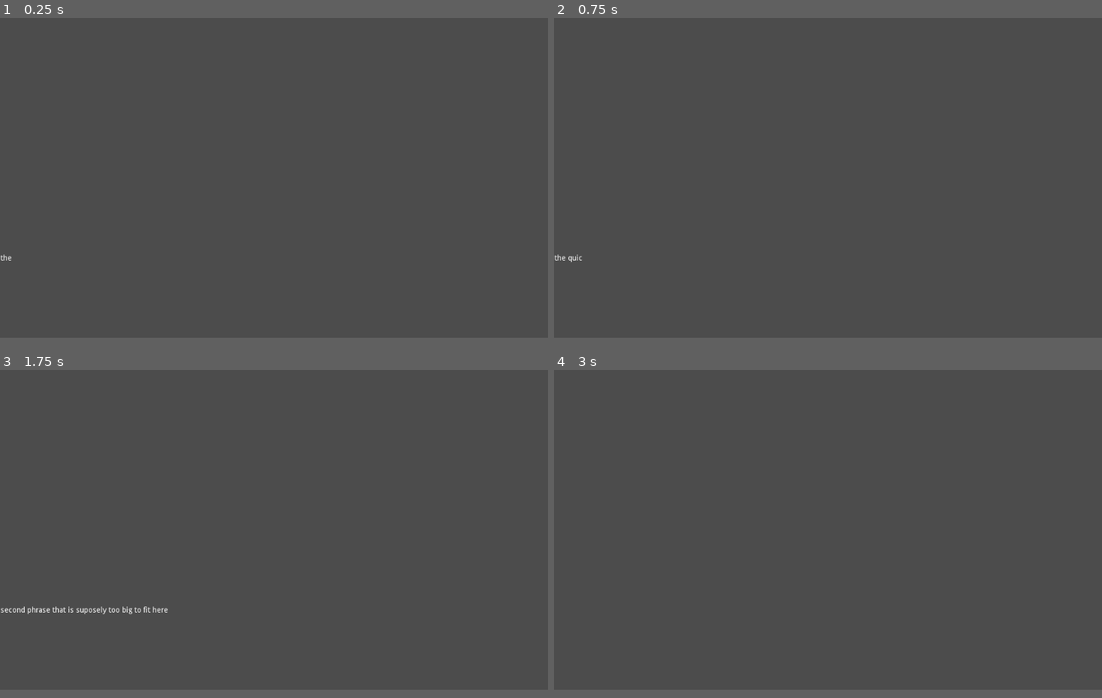
Above: before the commit, frames 1-4 (two rows, left to right).
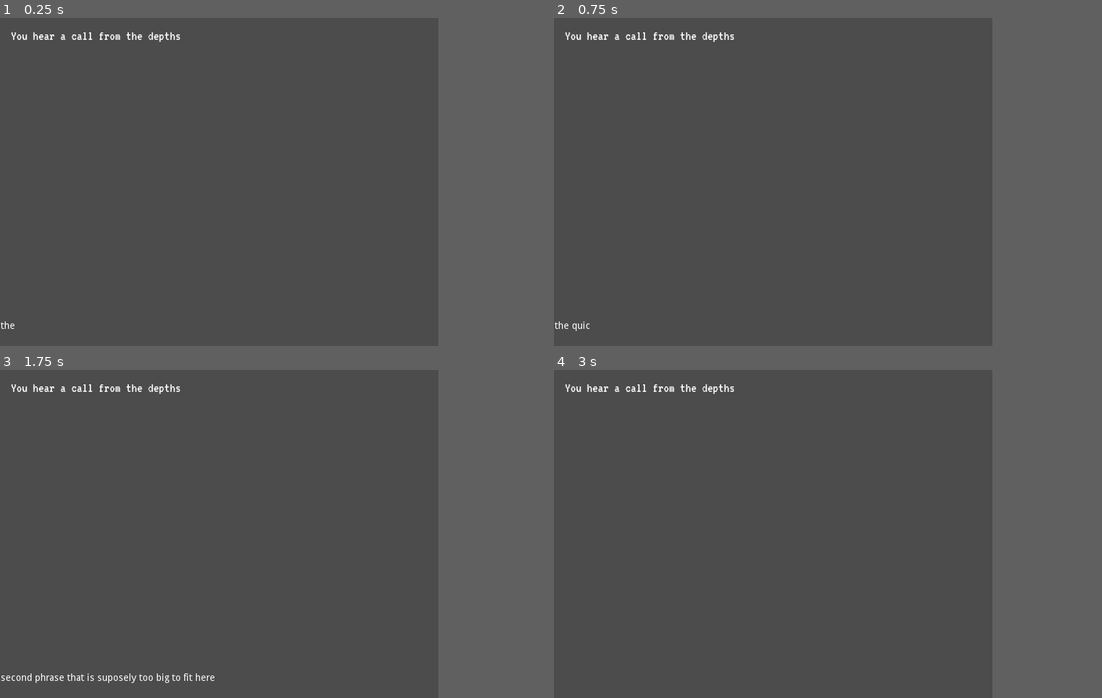
Above: after the commit, the same moments.

Repository: uspgamedev/lasagna
Game: Godot game, scene res://map/map.tscn
The game is run twice, just before and just after one commit, with the same random seed, the same clock (stepped at 60 frames per second) and the same inputs. The project has no main scene, so this scene is started directly.
Inputs:
- Up to frame 1 (0.25 s): no input
- Up to frame 2 (0.75 s): tap Enter (ui_accept) at 0.5 s; hold Right (ui_right) from 0.53 s (still down)
- Up to frame 3 (1.75 s): tap Enter (ui_accept) at 0.77, 1.25, 1.52 s; release Right (ui_right) at 1.28 s; hold Down (ui_down) from 1.28 s (still down)
- Up to frame 4 (3 s): tap Enter (ui_accept) at 2, 2.75 s; release Down (ui_down) at 2.03 s; hold Right (ui_right) 2.03-2.78 s; hold Up (ui_up) from 2.78 s (still down)
In our replay, the window is 800x468 before the commit and 640x480 after it. These sizes can differ from the game's own. Grey fills any space a smaller window leaves; there, only what the larger window draws over its background counts as a difference.

The runs differ from the first frame. In frame 1, 0.3% of the frame differs, in the area x 0-33%, y 4-95%; in frame 2, 0.4%; in frame 3, 0.9%, in the area x 0-40%, y 4-96%; in frame 4, 0.3%.

Commit message:
Font and status test

Diff:
--- /dev/null
+++ b/game/hud/font-mid.tres
@@ -0,0 +1,12 @@
+[gd_resource type="DynamicFont" load_steps=2 format=2]
+
+[ext_resource path="res://hud/fonts/VT323/VT323-Regular.ttf" type="DynamicFontData" id=1]
+
+
+[resource]
+
+size = 20
+use_mipmaps = true
+use_filter = false
+font_data = ExtResource( 1 )
+_sections_unfolded = [ "Extra Spacing", "Font", "Settings" ]
--- a/game/hud/hud.tscn
+++ b/game/hud/hud.tscn
@@ -1,6 +1,7 @@
-[gd_scene load_steps=2 format=2]
+[gd_scene load_steps=3 format=2]
 
-[ext_resource path="res://hud/dialogue.tscn" type="PackedScene" id=1]
+[ext_resource path="res://hud/status/status.tscn" type="PackedScene" id=1]
+[ext_resource path="res://hud/dialogue.tscn" type="PackedScene" id=2]
 
 [node name="HUD" type="CanvasLayer"]
 
@@ -10,7 +11,9 @@
 scale = Vector2( 1, 1 )
 transform = Transform2D( 1, 0, 0, 1, 0, 0 )
 
-[node name="Dialogue" parent="." index="0" instance=ExtResource( 1 )]
+[node name="Status" parent="." index="0" instance=ExtResource( 1 )]
+
+[node name="Dialogue" parent="." index="1" instance=ExtResource( 2 )]
 
 margin_left = 1.0
 margin_top = 444.0
--- /dev/null
+++ b/game/hud/status/status.tscn
@@ -0,0 +1,41 @@
+[gd_scene load_steps=2 format=2]
+
+[ext_resource path="res://hud/font-mid.tres" type="DynamicFont" id=1]
+
+[node name="Status" type="Control" index="0"]
+
+anchor_left = 0.0
+anchor_top = 0.0
+anchor_right = 1.0
+anchor_bottom = 1.0
+margin_left = 16.0
+margin_top = 16.0
+margin_right = -16.0
+margin_bottom = -16.0
+rect_pivot_offset = Vector2( 0, 0 )
+rect_clip_content = false
+mouse_filter = 0
+mouse_default_cursor_shape = 0
+size_flags_horizontal = 1
+size_flags_vertical = 1
+_sections_unfolded = [ "Anchor", "Margin" ]
+
+[node name="Label" type="Label" parent="." index="0"]
+
+anchor_left = 0.0
+anchor_top = 0.0
+anchor_right = 1.0
+anchor_bottom = 0.0
+margin_bottom = 32.0
+rect_pivot_offset = Vector2( 0, 0 )
+rect_clip_content = false
+mouse_filter = 2
+mouse_default_cursor_shape = 0
+size_flags_horizontal = 1
+size_flags_vertical = 4
+custom_fonts/font = ExtResource( 1 )
+text = "You hear a call from the depths"
+percent_visible = 1.0
+lines_skipped = 0
+max_lines_visible = -1
+_sections_unfolded = [ "Anchor", "Margin", "custom_fonts" ]
--- a/game/project.godot
+++ b/game/project.godot
@@ -13,6 +13,17 @@
 config/name="Ludum Dare 41"
 config/icon="res://icon.png"
 
+[display]
+
+window/size/width=640
+window/size/height=480
+window/size/resizable=false
+window/stretch/mode="2d"
+window/stretch/aspect="keep"
+
 [rendering]
 
+quality/intended_usage/framebuffer_allocation=0
+quality/2d/use_pixel_snap=true
+quality/filters/use_nearest_mipmap_filter=true
 environment/default_environment="res://default_env.tres"
Not shown, added: game/hud/fonts/VT323/OFL.txt
Binary file added: game/hud/fonts/VT323/VT323-Regular.ttf
